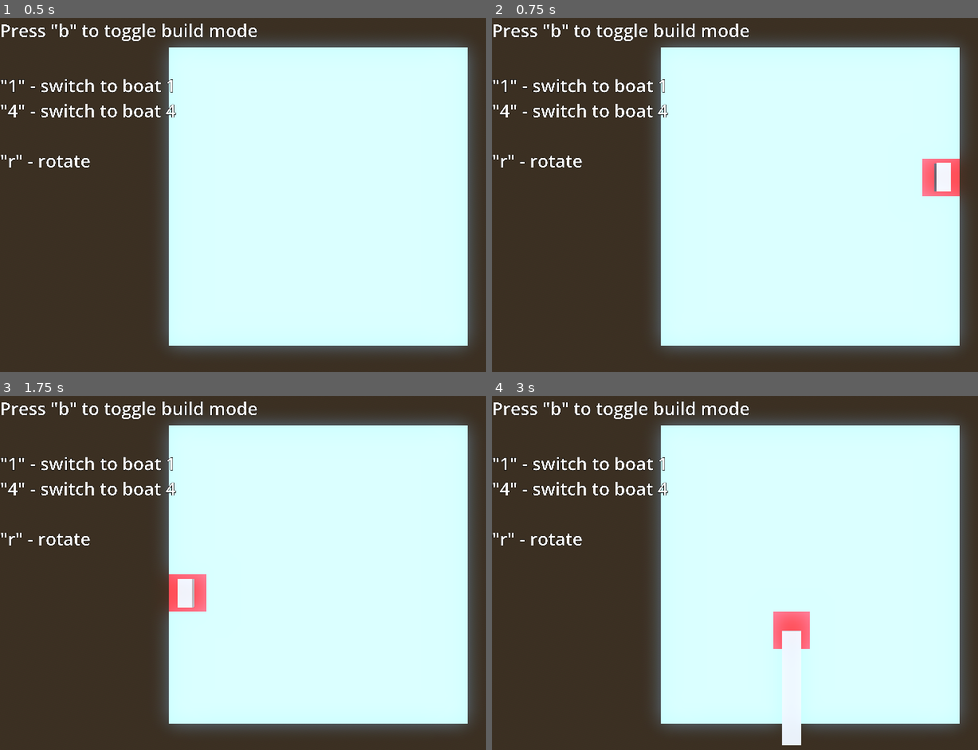
Above: before the commit, frames 1-4 (two rows, left to right).
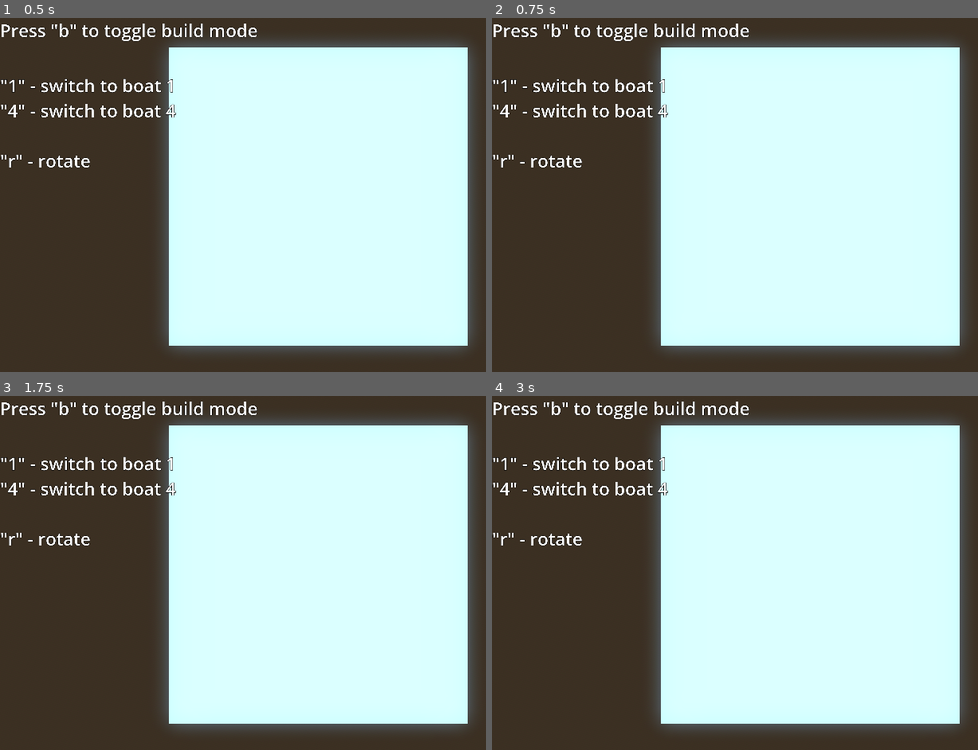
Above: after the commit, the same moments.

Repository: Qwenty228/netcentric
Game: Godot game, scene res://base_level.tscn
The game is run twice, just before and just after one commit, with the same random seed, the same clock (stepped at 60 frames per second) and the same inputs.
Inputs (mouse positions are in pixels of both pictures, inside the frame that each line leads up to):
- Up to frame 1 (0.5 s): no input
- Up to frame 2 (0.75 s): tap B (build) at 0.5, 0.6 s; move the mouse to (948, 177) at 0.52 s
- Up to frame 3 (1.75 s): tap B (build) at 1.25, 1.55 s; move the mouse to (189, 590) at 1.27 s; tap 1 (boat1) at 1.35 s
- Up to frame 4 (3 s): tap B (build) at 2, 2.3, 2.75, 2.85 s; move the mouse to (875, 495) at 2.02 s; tap 4 (boat4) at 2.1 s; move the mouse to (778, 647) at 2.77 s

Frame 1 is identical in both runs. In frame 2, 0.9% of the frame differs, in the area x 88-98%, y 39-51%; in frame 3, 0.9%; in frame 4, 1.0%, in the area x 57-66%, y 60-99%.

Commit message:
Fixed bug with highlighted cell when toggling off build mode

Diff:
--- a/RayPickerCamera/ray_picker_camera.gd
+++ b/RayPickerCamera/ray_picker_camera.gd
@@ -16,6 +16,12 @@
 func _process(delta: float) -> void:
 	if Input.is_action_just_pressed("build"):
 		build_mode = !build_mode
+		#get rid of temporary boats if out of build mode
+		if !build_mode:
+			if grid_map.get_cell_item(previous_cell) != 2:
+				if previous_boat!= null:
+					previous_boat.queue_free()
+					grid_map.set_cell_item(previous_cell, 0)
 	var mouse_position: Vector2 = get_viewport().get_mouse_position()
 	ray_cast_3d.target_position = project_local_ray_normal(mouse_position) * 500
 	ray_cast_3d.force_raycast_update()
